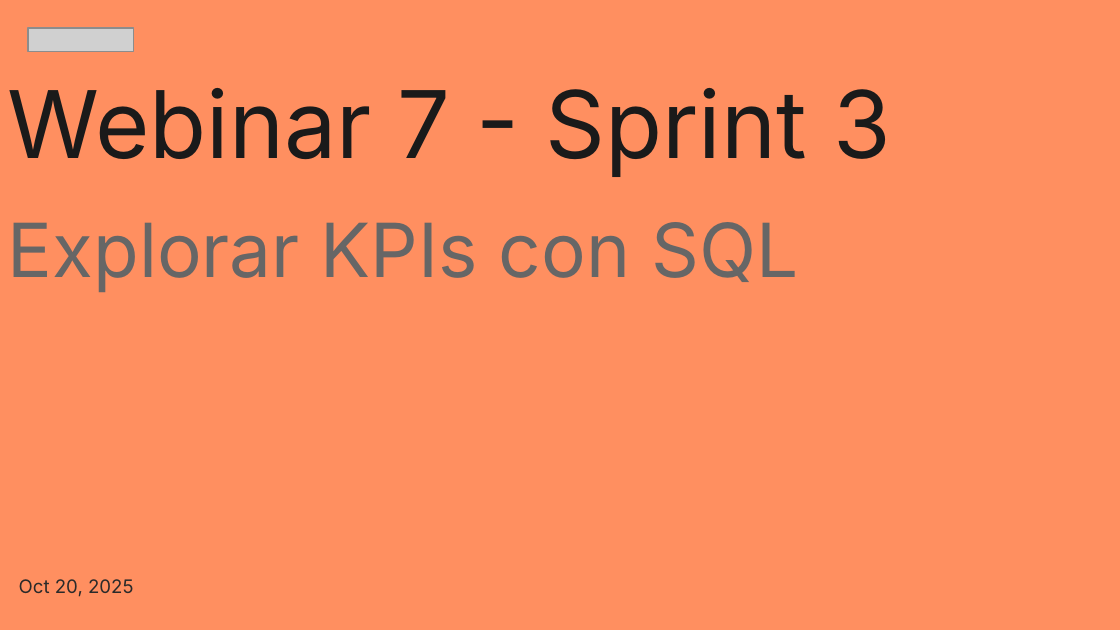
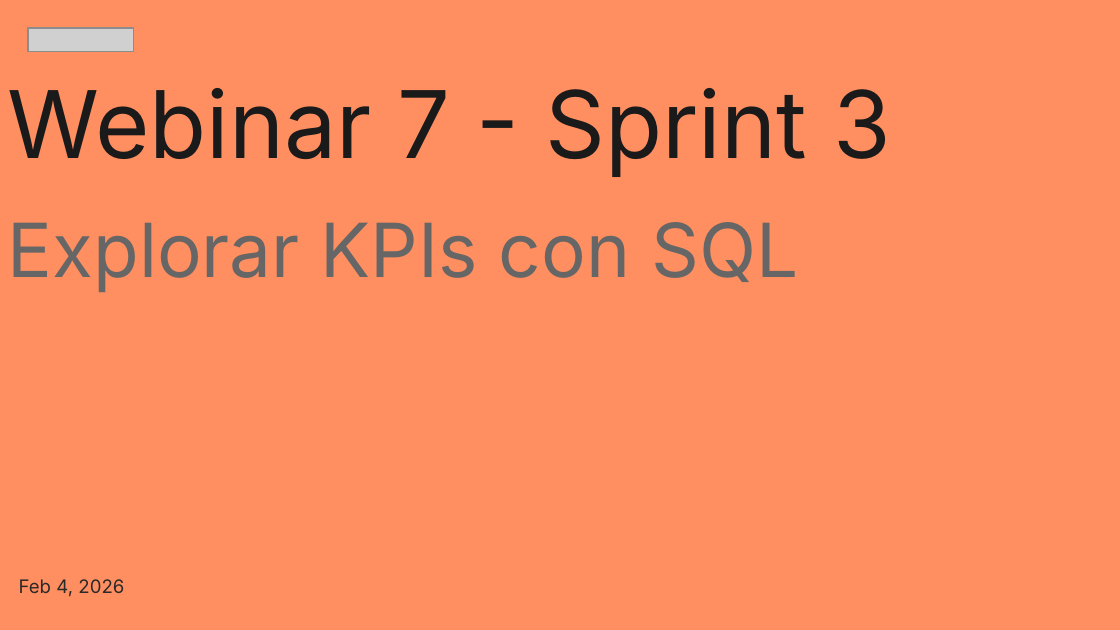
Before and after one commit to zyntonyson/bootcamp_ds_da, a slide deck: slide 1 of 03-da-v8-explora-kpis-sql/07-SQL.pptx. Drawn at 1120x630 pixels with LibreOffice and Linux fonts; fonts in the diff are those of the drawing; grey boxes stand for pictures. Boxes give left, top, right and bottom in pixels: in the first picture for what was removed or moved away, otherwise in the second. Text is boxed around its words. In the diff, an @@ line names an element or a change of style, - is before the commit and + after.

```diff
--- a/03-da-v8-explora-kpis-sql/07-SQL.pptx
+++ b/03-da-v8-explora-kpis-sql/07-SQL.pptx
@@ subtitle at (19, 579, 124, 597): text changed @@
-Oct 20, 2025
+Feb 4, 2026
```
Also in this commit, not shown: 2 other slides changed, 5 other files.
